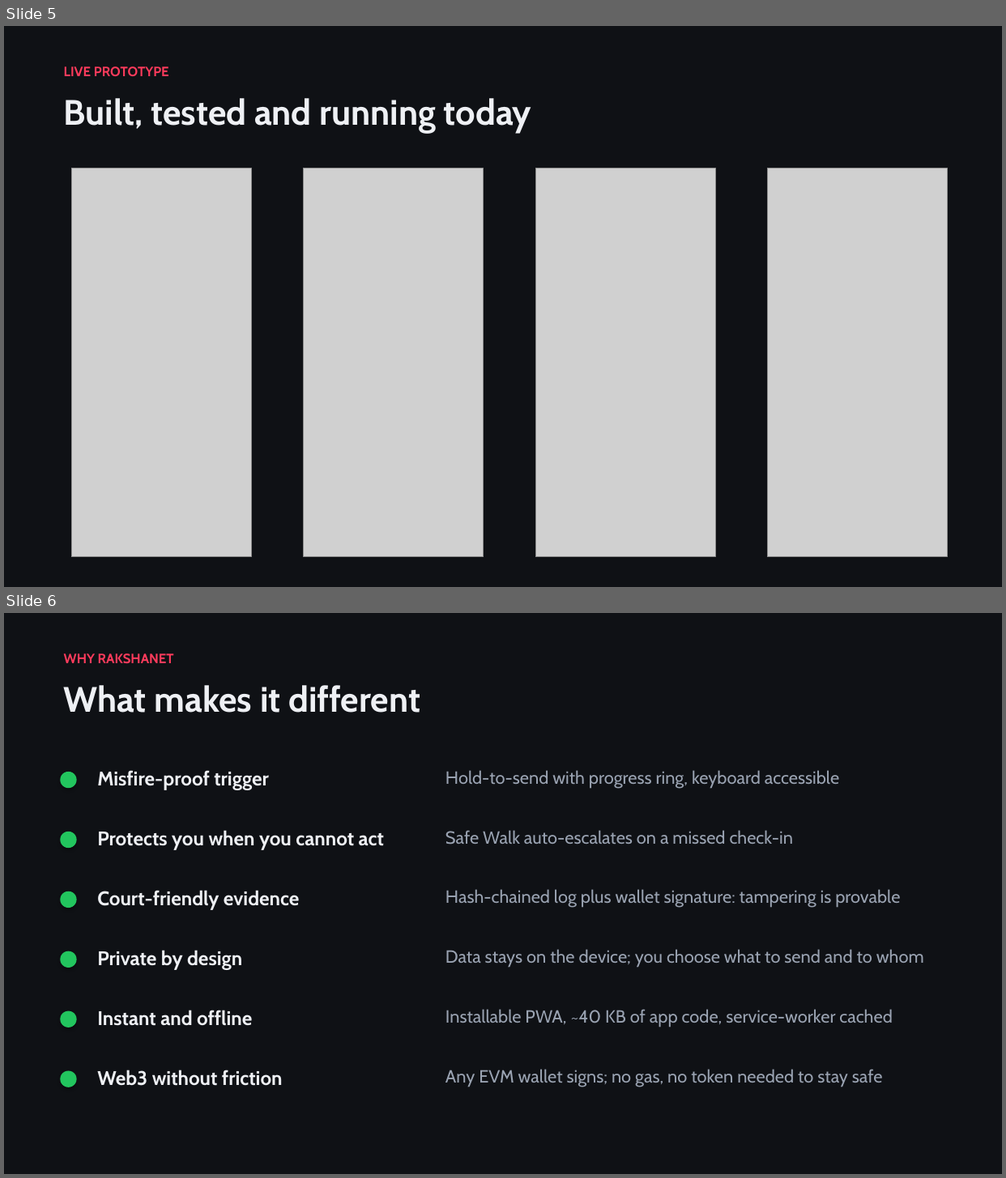
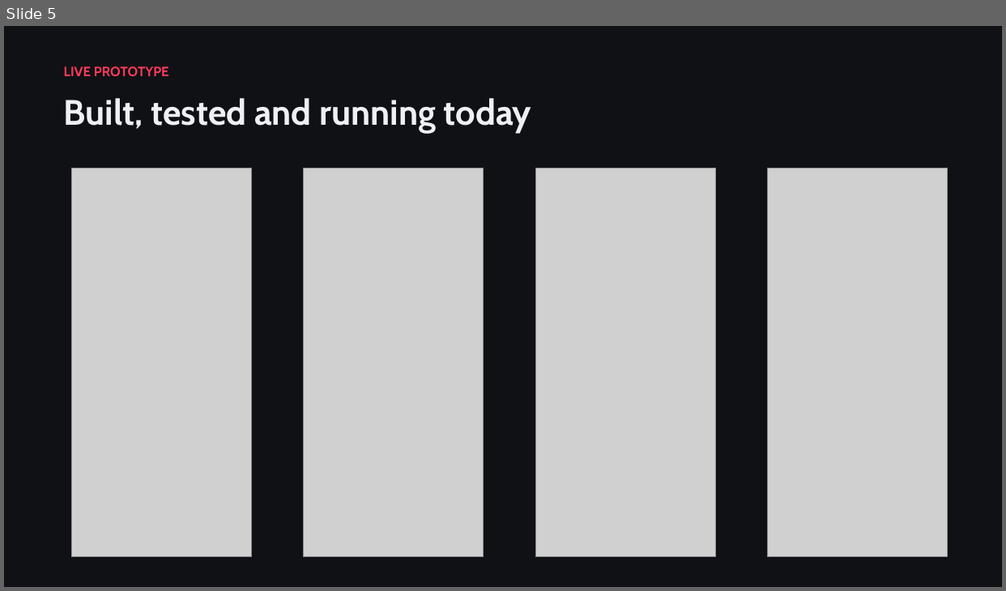
Before and after one commit to nobraindev-pavan/Rakshanet, a slide deck: docs/RakshaNet-Pitch-Deck.pptx. Shown one above the other, each under a label of ours: slides 5 and 6 before the commit, slide 5 after it. The pictures are 1006x1178 and 1006x591 pixels, drawn with LibreOffice and Linux fonts; fonts in the diff are those of the drawing; grey boxes stand for pictures. Boxes give left, top, right and bottom in pixels: in the first picture for what was removed or moved away, otherwise in the second. Text is boxed around its words. In the diff, an @@ line names an element or a change of style, - is before the commit and + after.

```diff
--- a/docs/RakshaNet-Pitch-Deck.pptx
+++ b/docs/RakshaNet-Pitch-Deck.pptx
@@ slide 6 removed at box(4, 613, 1002, 1174), background #0F1115 @@
@@ text removed at box(64, 653, 174, 664) @@
-WHY RAKSHANET
@@ text removed at box(64, 685, 420, 713) @@
-What makes it different
@@ ellipse removed at box(60, 772, 77, 788) @@
@@ text removed at box(97, 770, 269, 790) @@
-Misfire-proof trigger
@@ text removed at box(445, 770, 839, 789) @@
-Hold-to-send with progress ring, keyboard accessible
@@ text removed at box(97, 830, 384, 850) @@
-Protects you when you cannot act
@@ text removed at box(445, 830, 793, 845) @@
-Safe Walk auto-escalates on a missed check-in
@@ ellipse removed at box(60, 832, 77, 848) @@
@@ ellipse removed at box(60, 892, 77, 908) @@
@@ text removed at box(97, 890, 299, 910) @@
-Court-friendly evidence
@@ text removed at box(445, 889, 900, 908) @@
-Hash-chained log plus wallet signature: tampering is provable
@@ ellipse removed at box(60, 952, 77, 968) @@
@@ text removed at box(97, 950, 242, 970) @@
-Private by design
@@ text removed at box(445, 949, 924, 968) @@
-Data stays on the device; you choose what to send and to whom
@@ ellipse removed at box(60, 1012, 77, 1028) @@
@@ text removed at box(97, 1010, 252, 1026) @@
-Instant and offline
@@ text removed at box(445, 1009, 892, 1028) @@
-Installable PWA, ~40 KB of app code, service-worker cached
@@ ellipse removed at box(60, 1071, 77, 1088) @@
@@ text removed at box(97, 1070, 283, 1086) @@
-Web3 without friction
@@ text removed at box(445, 1069, 883, 1088) @@
-Any EVM wallet signs; no gas, no token needed to stay safe
```
Also in this commit, not shown: 3 slides changed, 4 slides added, 3 other slides removed, 38 other files.
